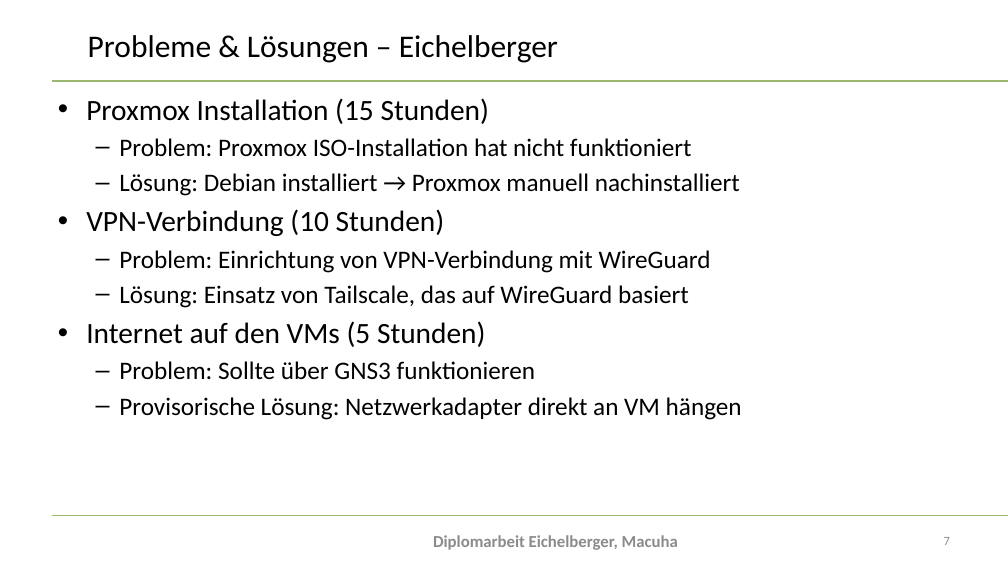
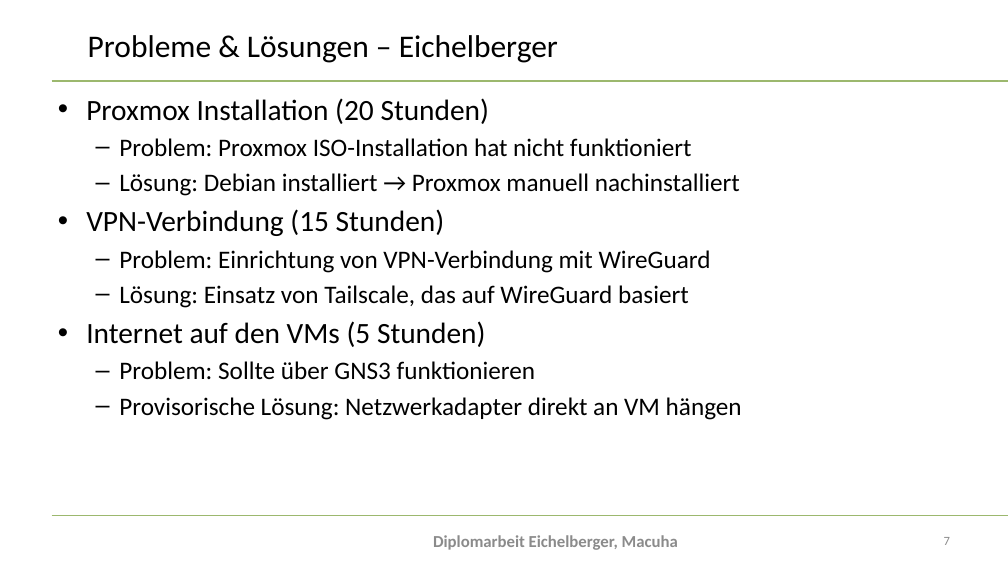
Before and after one commit to itssTobi/DA_TE_LM_HTLLE2026, a slide deck: slide 7 of Diplomarbeit/doc/Präsentation2025_1.Zwischenpräsentation.pptx. Drawn at 1008x567 pixels with LibreOffice and Linux fonts; fonts in the diff are those of the drawing; background and template pictures are left out. Boxes give left, top, right and bottom in pixels: in the first picture for what was removed or moved away, otherwise in the second. Text is boxed around its words. In the diff, an @@ line names an element or a change of style, - is before the commit and + after.

```diff
--- a/Diplomarbeit/doc/Präsentation2025_1.Zwischenpräsentation.pptx
+++ b/Diplomarbeit/doc/Präsentation2025_1.Zwischenpräsentation.pptx
@@ text at (86,98,490,124): text changed @@
-• Proxmox Installation (15 Stunden)
+• Proxmox Installation (20 Stunden)
@@ text at (86,209,445,236): text changed @@
-• VPN-Verbindung (10 Stunden)
+• VPN-Verbindung (15 Stunden)
```
